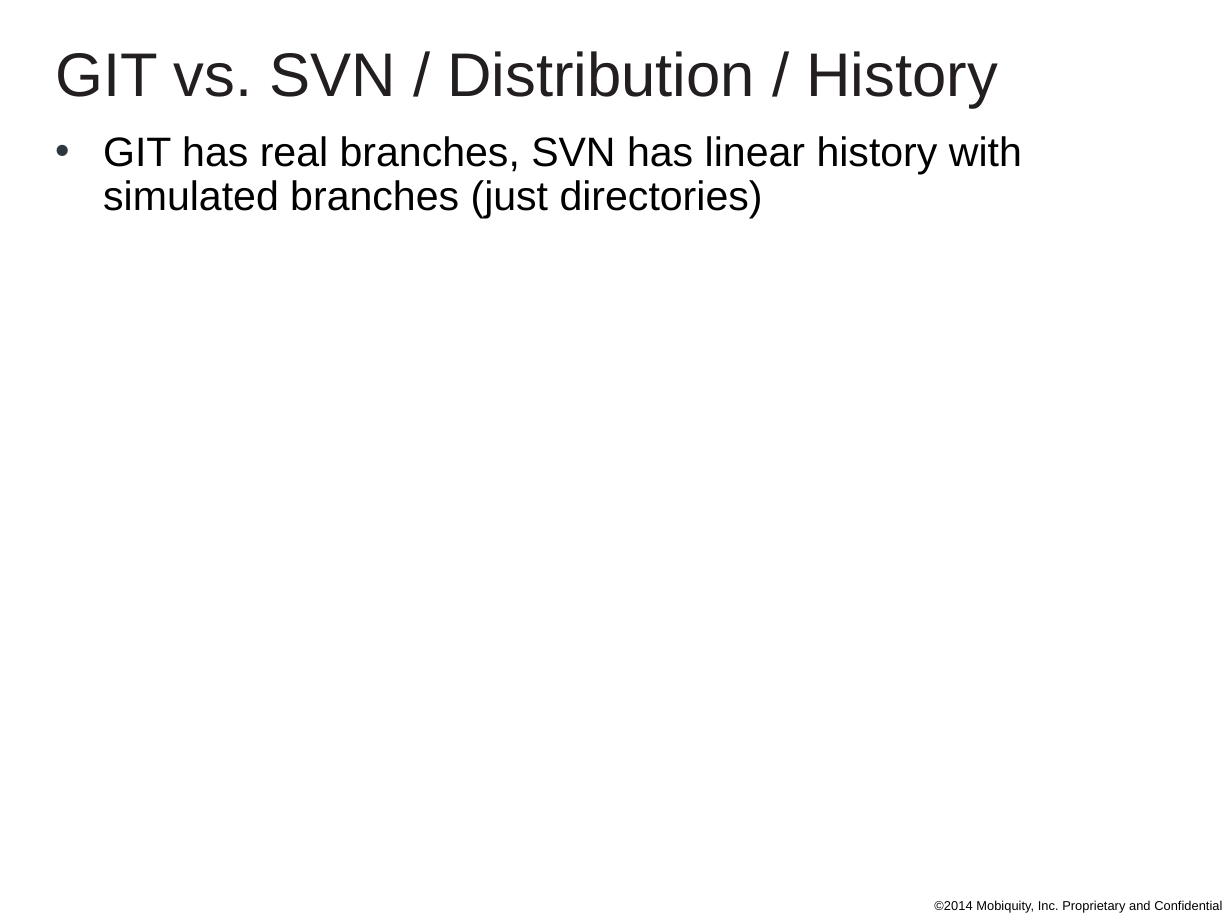
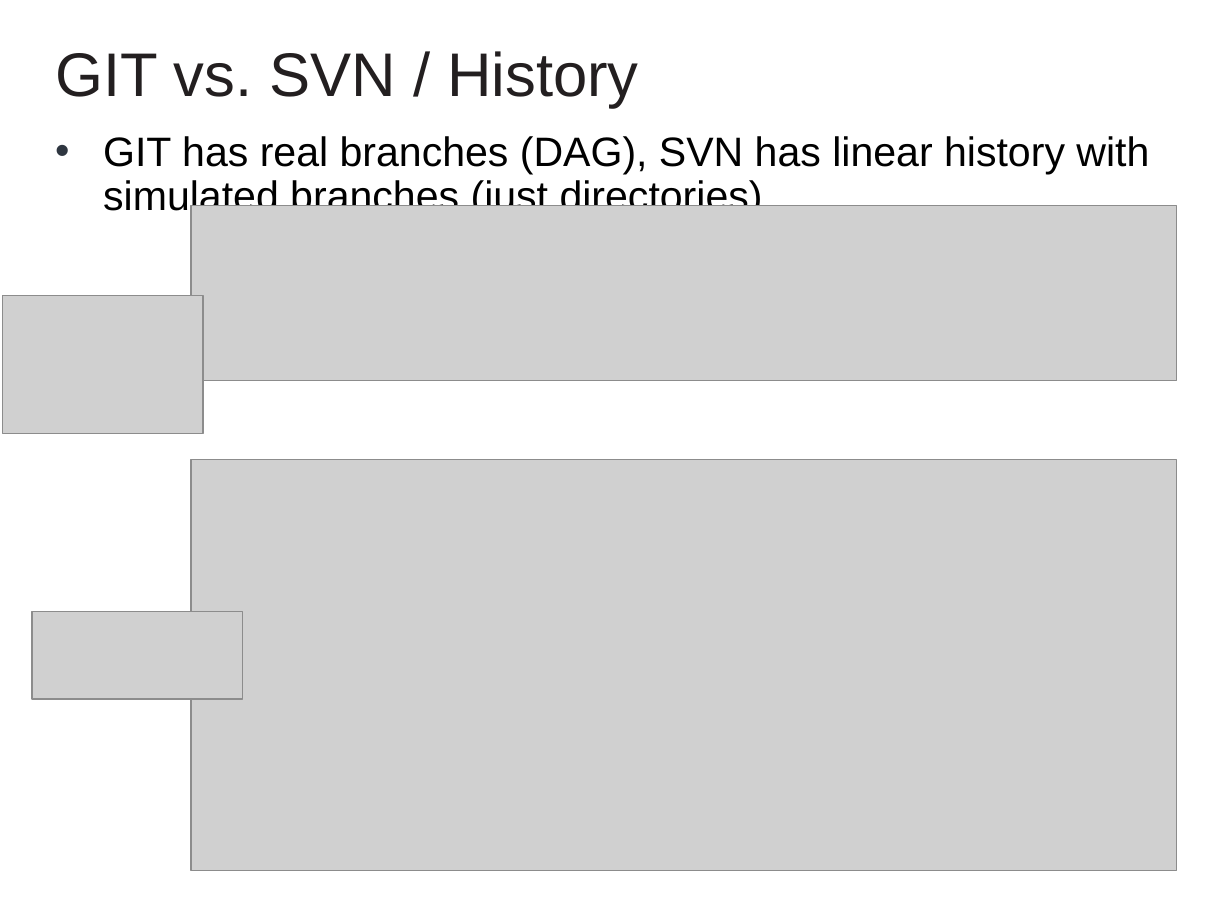
Before and after one commit to cvmocanu/git-presentation, a slide deck: slide 5 of GIT Presentation.pptx. Drawn at 1232x924 pixels with LibreOffice and Linux fonts; fonts in the diff are those of the drawing; grey boxes stand for pictures; background and template pictures are left out. Boxes give left, top, right and bottom in pixels: in the first picture for what was removed or moved away, otherwise in the second. Text is boxed around its words. In the diff, an @@ line names an element or a change of style, - is before the commit and + after.

Commit message:
add some more slides

```diff
--- a/GIT Presentation.pptx
+++ b/GIT Presentation.pptx
@@ text at box(55, 51, 639, 108): text changed @@
-GIT vs. SVN / Distribution / History
+GIT vs. SVN / History
@@ text at box(103, 136, 1149, 219): text changed @@
-• GIT has real branches, SVN has linear history with simulated branches (just directories)
+• GIT has real branches (DAG), SVN has linear history with simulated branches (just directories)
@@ picture added at box(191, 206, 1177, 381) @@
@@ picture added at box(2, 296, 203, 434) @@
@@ picture added at box(191, 460, 1177, 870) @@
@@ picture added at box(32, 611, 243, 699) @@
@@ text removed at box(934, 900, 1222, 913) @@
-©2014 Mobiquity, Inc. Proprietary and Confidential
```
Also in this commit, not shown: 3 other slides changed, 10 slides added, 8 other files.
